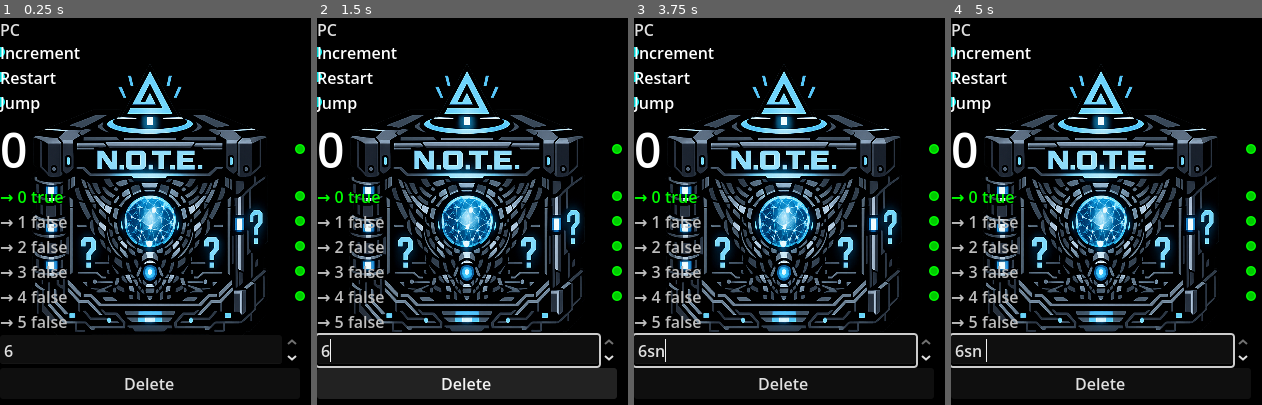
Above: before the commit, frames 1-4 (left to right).
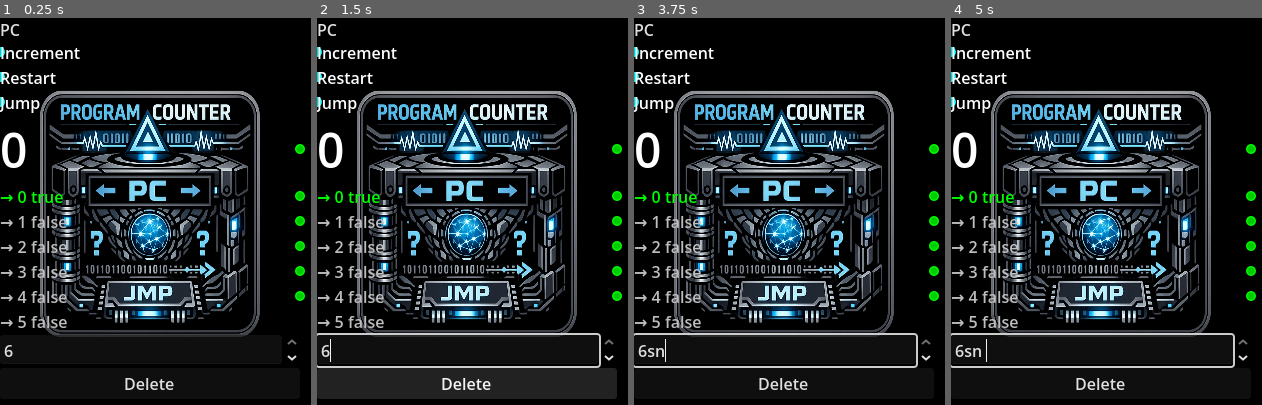
Above: after the commit, the same moments.

Repository: slothitude/note
Game: Godot game, scene res://pc_node.tscn
Two runs of this game, one before a commit and one after it. Both use one fixed random seed, a clock stepped at 60 frames per second and the inputs below. This scene is started directly instead of the project's main scene.
Inputs (mouse positions are in pixels of both pictures, inside the frame that each line leads up to):
- Up to frame 1 (0.25 s): no input
- Up to frame 2 (1.5 s): tap Enter at 0.5 s; move the mouse to (outside the picture) at 0.52 s; tap N at 0.6 s; click (outside the picture) at 0.67 s; tap Space at 1.25 s; drag from (556, 346) to (outside the picture) at 1.27 s
- Up to frame 3 (3.75 s): tap Enter at 2, 3.5 s; move the mouse to (outside the picture) at 2.02 s; tap N at 2.1, 3.6 s; tap Space at 2.75 s; drag from (outside the picture) to (792, 226) at 2.77 s; move the mouse to (outside the picture) at 3.52 s; hold S from 3.53 s (still down)
- Up to frame 4 (5 s): release S at 4.25 s; tap Space at 4.25 s; drag from (1109, 226) to (1230, 168) at 4.27 s

The runs differ from the first frame. In frame 1, 30% of the frame differs, in the area x 10-86%, y 12-83%; in frame 2, 30%; in frame 3, 30%; in frame 4, 30%.

Commit message:
checkpoint: use pc_icon for PC node panel texture

Diff:
--- a/pc_node.tscn
+++ b/pc_node.tscn
@@ -1,7 +1,7 @@
 [gd_scene load_steps=3 format=3]
 
 [ext_resource type="Script" path="res://pc_node.gd" id="1_script"]
-[ext_resource type="Texture2D" path="res://black_boxicon.png" id="2_icon"]
+[ext_resource type="Texture2D" path="res://pc_icon.png" id="2_icon"]
 
 [sub_resource type="StyleBoxTexture" id="StyleBoxTexture_panel"]
 texture = ExtResource("2_icon")
Binary file added: pc_icon.png
Not shown, added: pc_icon.png.import
